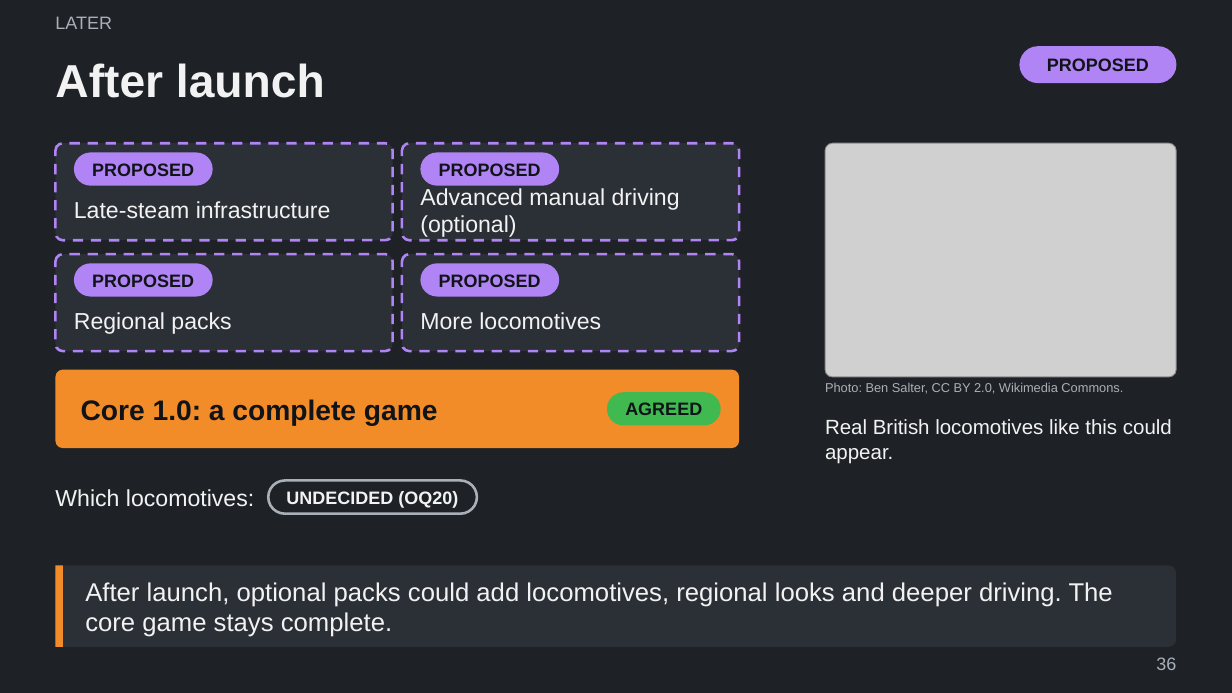
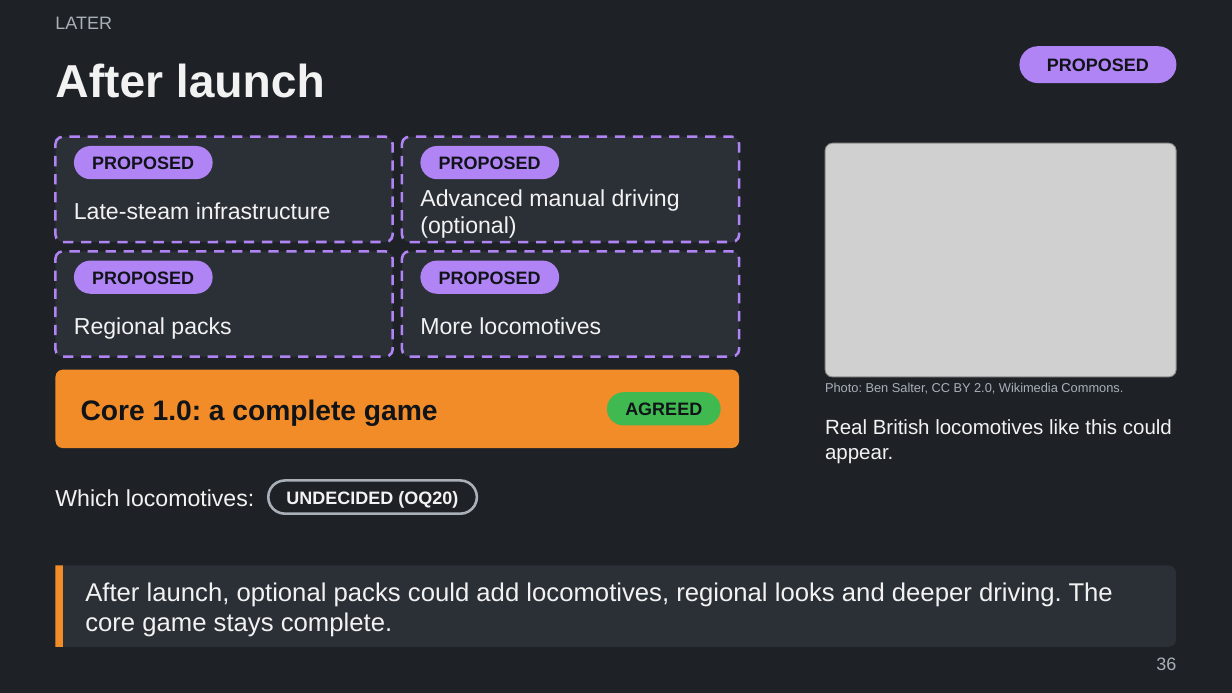
Before and after one commit to Tarenkookoo/Satisfactory---Early-Locomotion, a slide deck: slide 36 of Reporting/Claude Presents/Early_Locomotion_Explained.pptx. Drawn at 1232x693 pixels with LibreOffice and Linux fonts; fonts in the diff are those of the drawing; grey boxes stand for pictures. Boxes give left, top, right and bottom in pixels: in the first picture for what was removed or moved away, otherwise in the second. Text is boxed around its words. In the diff, an @@ line names an element or a change of style, - is before the commit and + after.

```diff
--- a/Reporting/Claude Presents/Early_Locomotion_Explained.pptx
+++ b/Reporting/Claude Presents/Early_Locomotion_Explained.pptx
@@ rounded rectangle: place and size @@
-rounded rectangle at (55, 143, 393, 240)
+rounded rectangle at (55, 137, 393, 242)
@@ rounded rectangle "PROPOSED": place and size @@
-rounded rectangle "PROPOSED" at (74, 152, 213, 186)
+rounded rectangle "PROPOSED" at (74, 146, 213, 179)
@@ proportions changed in 4 elements at (55, 251, 393, 357), (402, 251, 739, 357), (55, 137, 393, 242), (402, 137, 739, 242) @@
@@ rounded rectangle: place and size @@
-rounded rectangle at (402, 143, 739, 240)
+rounded rectangle at (402, 137, 739, 242)
@@ rounded rectangle "PROPOSED": place and size @@
-rounded rectangle "PROPOSED" at (421, 152, 559, 186)
+rounded rectangle "PROPOSED" at (421, 146, 559, 179)
@@ rounded rectangle: place and size @@
-rounded rectangle at (55, 254, 393, 351)
+rounded rectangle at (55, 251, 393, 357)
@@ rounded rectangle: place and size @@
-rounded rectangle at (402, 254, 739, 351)
+rounded rectangle at (402, 251, 739, 357)
@@ text "Regional packs": place and size @@
-text "Regional packs" at (74, 312, 231, 334)
+text "Regional packs" at (74, 317, 231, 339)
@@ text "More locomotives": place and size @@
-text "More locomotives" at (420, 312, 601, 329)
+text "More locomotives" at (420, 317, 601, 334)
```
Also in this commit, not shown: 6 other files.
